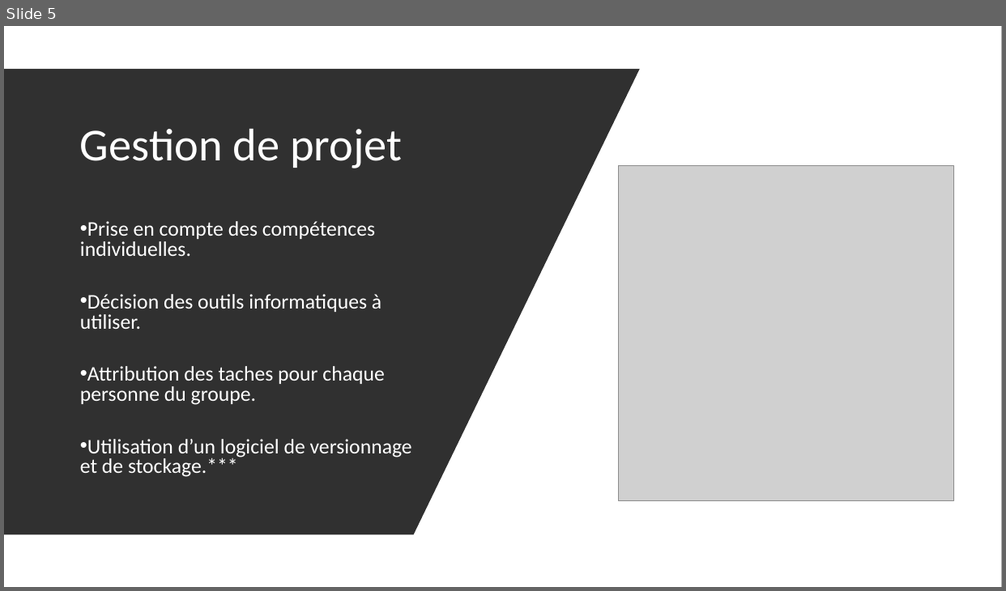
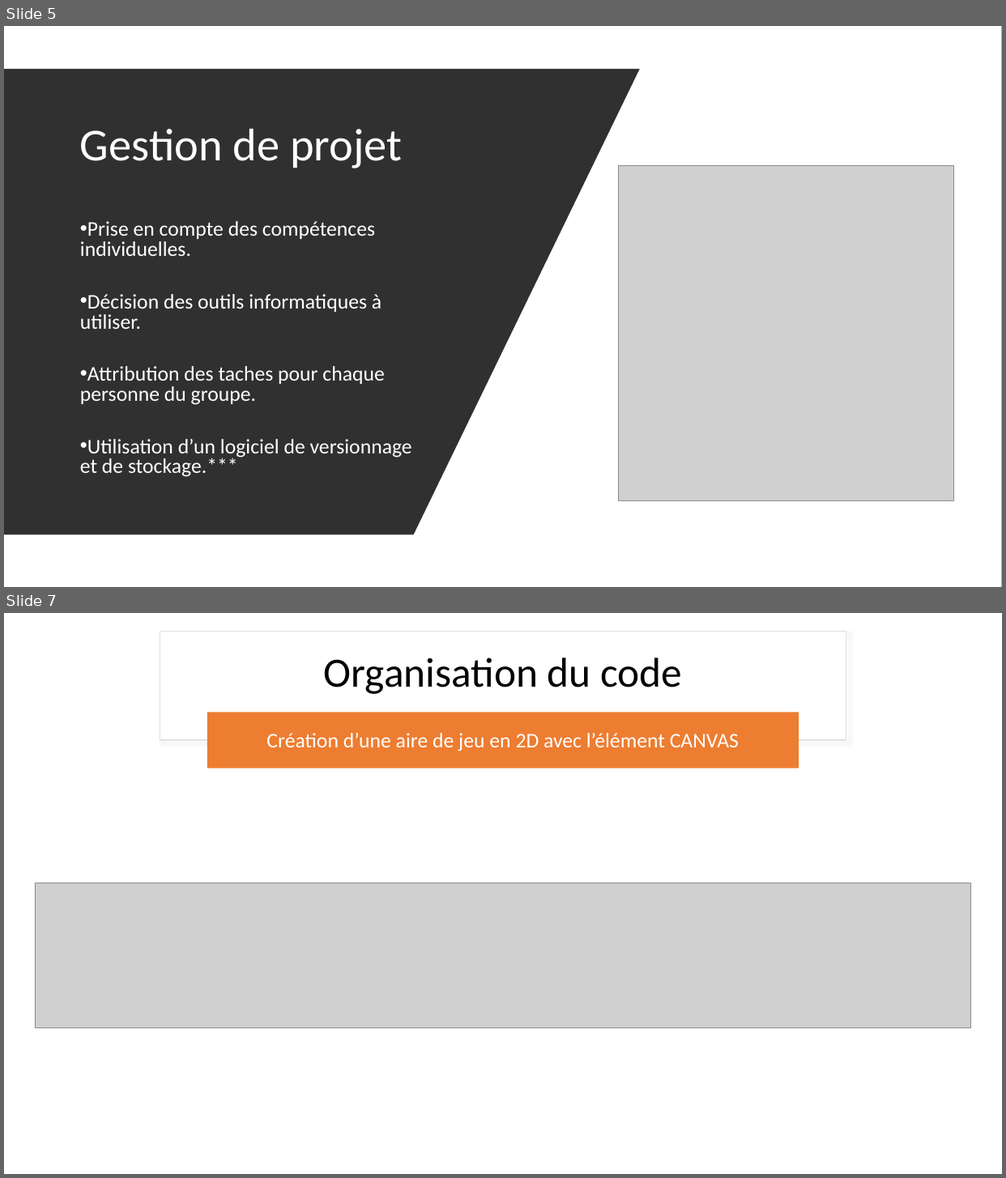
Before and after one commit to FlowNight/BRICK_SHOOTER, a slide deck: Support B.S.pptx. Shown one above the other, each under a label of ours: slide 5 before the commit, slides 5 and 7 after it; the slides between them are not shown. The pictures are 1006x591 and 1006x1178 pixels, drawn with LibreOffice and Linux fonts; fonts in the diff are those of the drawing; grey boxes stand for pictures. Boxes give left, top, right and bottom in pixels: in the first picture for what was removed or moved away, otherwise in the second. Text is boxed around its words. In the diff, an @@ line names an element or a change of style, - is before the commit and + after.

```diff
--- a/Support B.S.pptx
+++ b/Support B.S.pptx
@@ slide 7 added at [4, 613, 1002, 1174], background #FFFFFF @@
@@ rectangle added at [160, 631, 846, 740], fill #FFFFFF, outline #E1E1E1 1 pt @@
@@ title added at [324, 658, 682, 694], 40 pt, text #000000 @@
+Organisation du code
@@ rounded rectangle added at [207, 712, 799, 768], fill #ED7D31 @@
@@ text added at [266, 733, 739, 752], 20 pt, text #FFFFFF @@
+Création d’une aire de jeu en 2D avec l’élément CANVAS
@@ picture added at [36, 884, 970, 1029] @@
```
Also in this commit, not shown: 3 slides changed, 4 other slides added, 1 slide removed, 1 other file.
